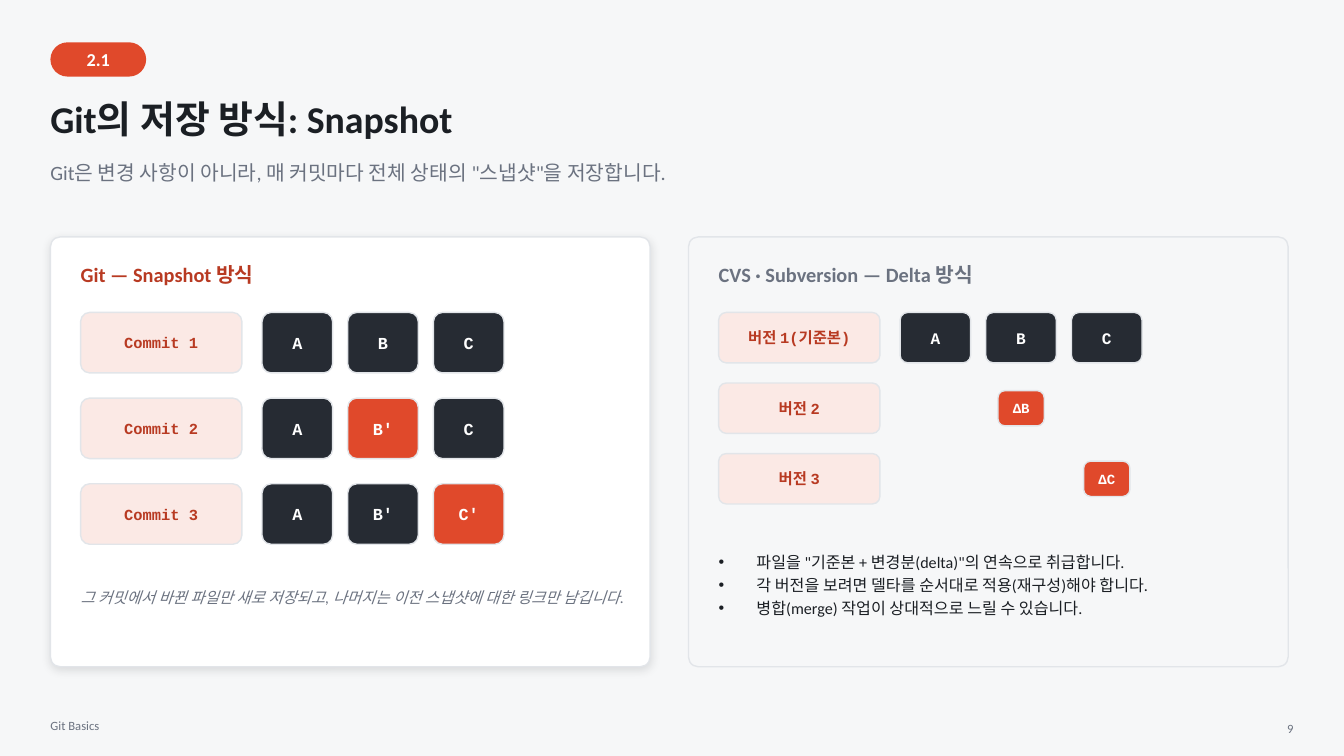
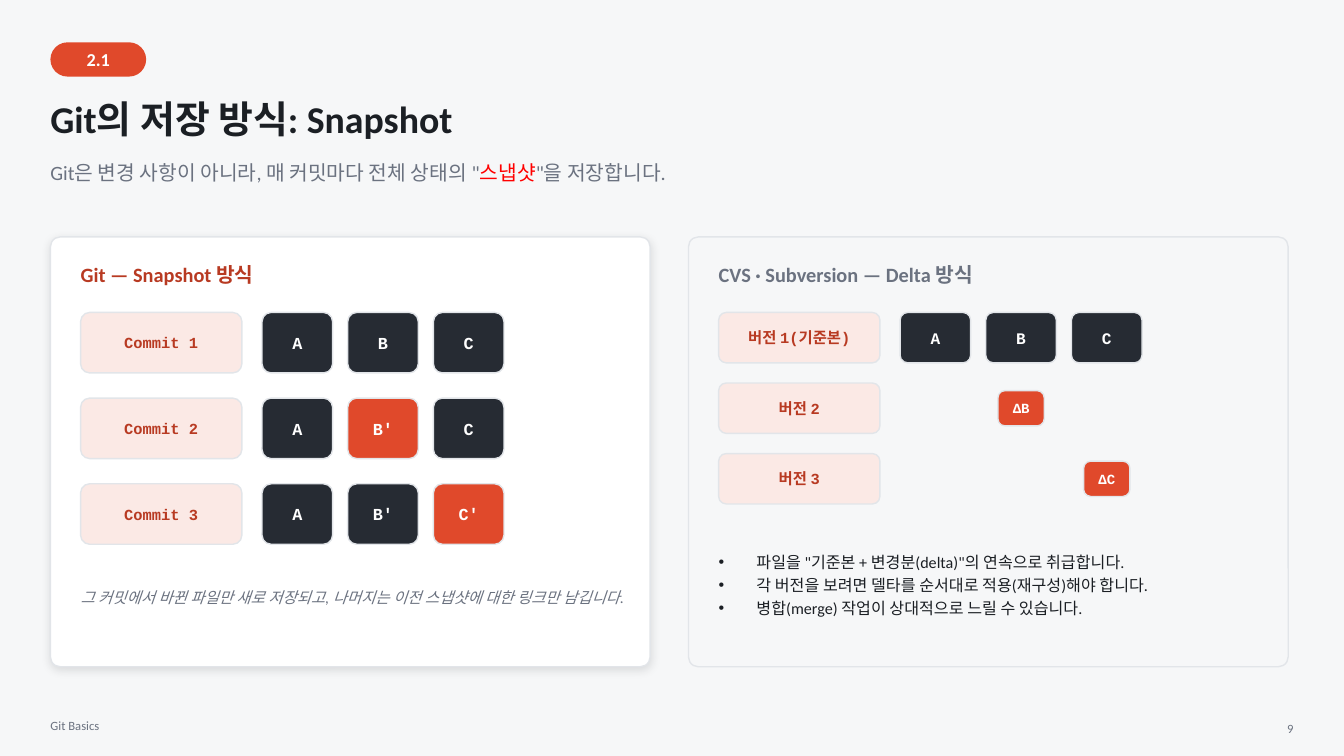
Before and after one commit to hansung6326/2-2class, a slide deck: slide 9 of OpenSource/6.Git_Basics.pptx. Drawn at 1344x756 pixels with LibreOffice and Linux fonts; fonts in the diff are those of the drawing. Boxes give left, top, right and bottom in pixels: in the first picture for what was removed or moved away, otherwise in the second. Text is boxed around its words. In the diff, an @@ line names an element or a change of style, - is before the commit and + after.

```diff
--- a/OpenSource/6.Git_Basics.pptx
+++ b/OpenSource/6.Git_Basics.pptx
@@ text "Git은 변경 사항이 아니라, 매 ..." at bbox=[50, 163, 666, 183]: text colour #6B7280 to #FF0000 in ""스냅샷"을" @@
```
Also in this commit, not shown: 22 other files.
